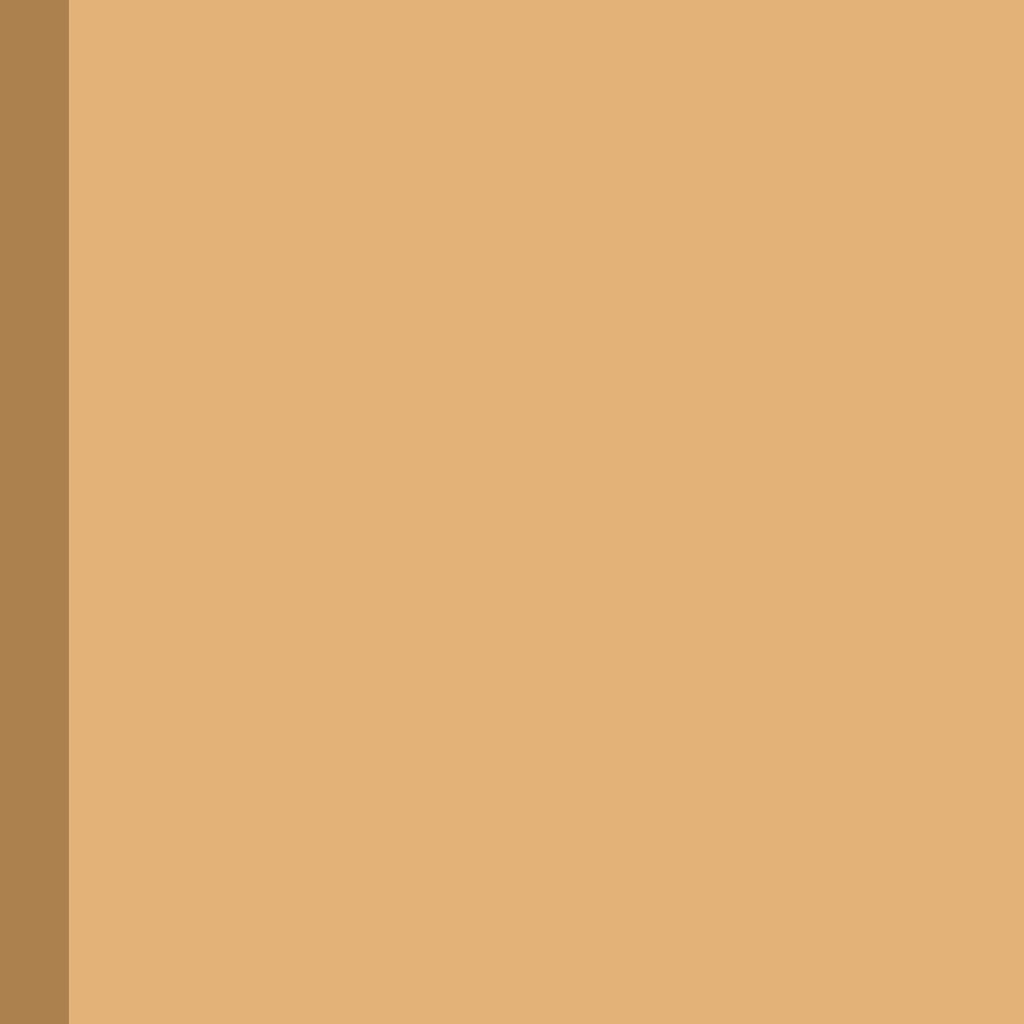
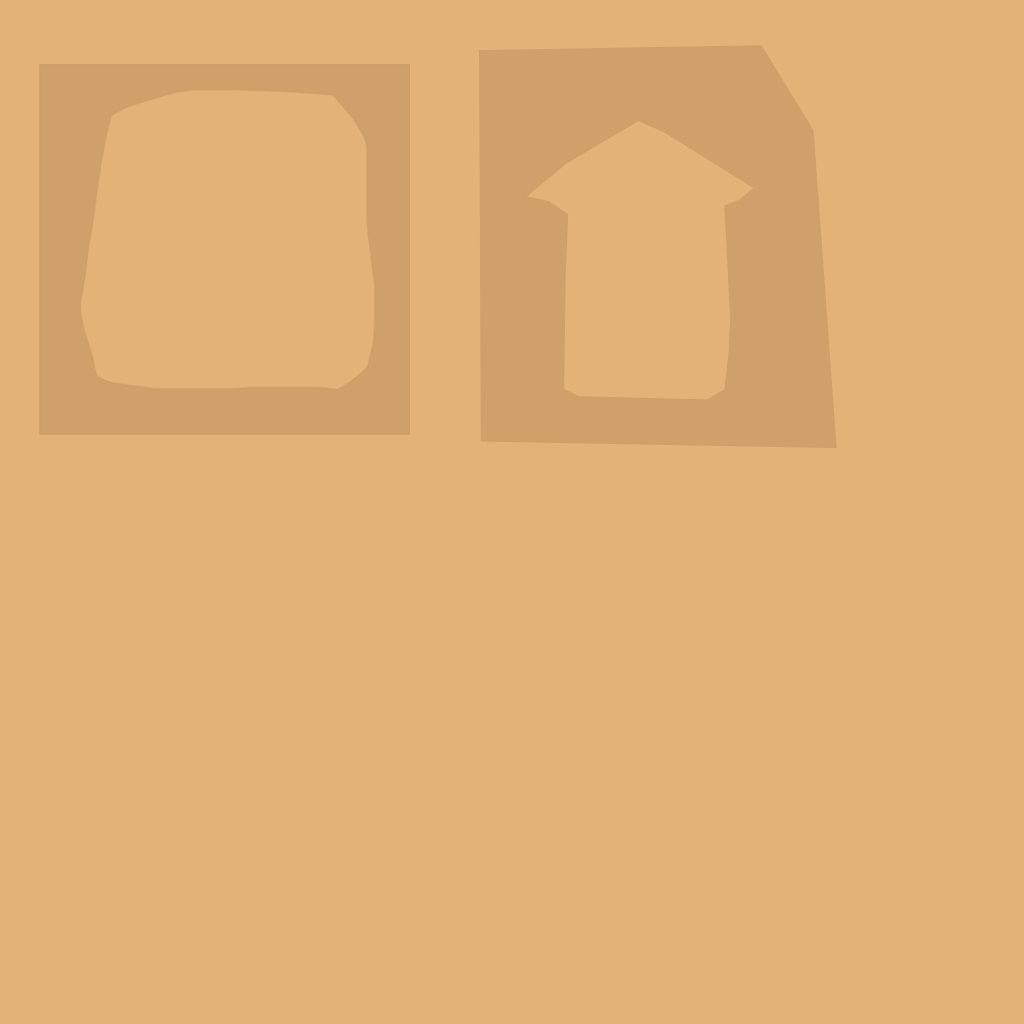
Revision of a layered 1024px x 1024px image; what changed, layer by layer:
removed layer "Layer 3" over (x1=0, y1=0, x2=69, y2=1024)
added layer "Layer 5" above "Layer 6" over (x1=527, y1=121, x2=754, y2=400)
added layer "Layer 6" above "Layer 4" over (x1=478, y1=45, x2=837, y2=449)
added layer "Layer 4" above "Layer 2" over (x1=39, y1=64, x2=410, y2=435)
